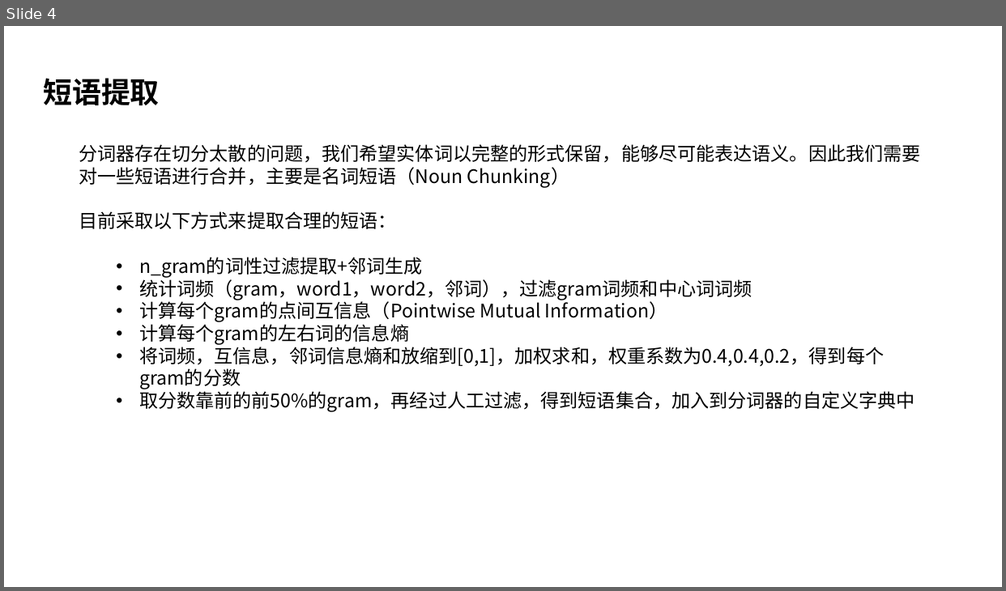
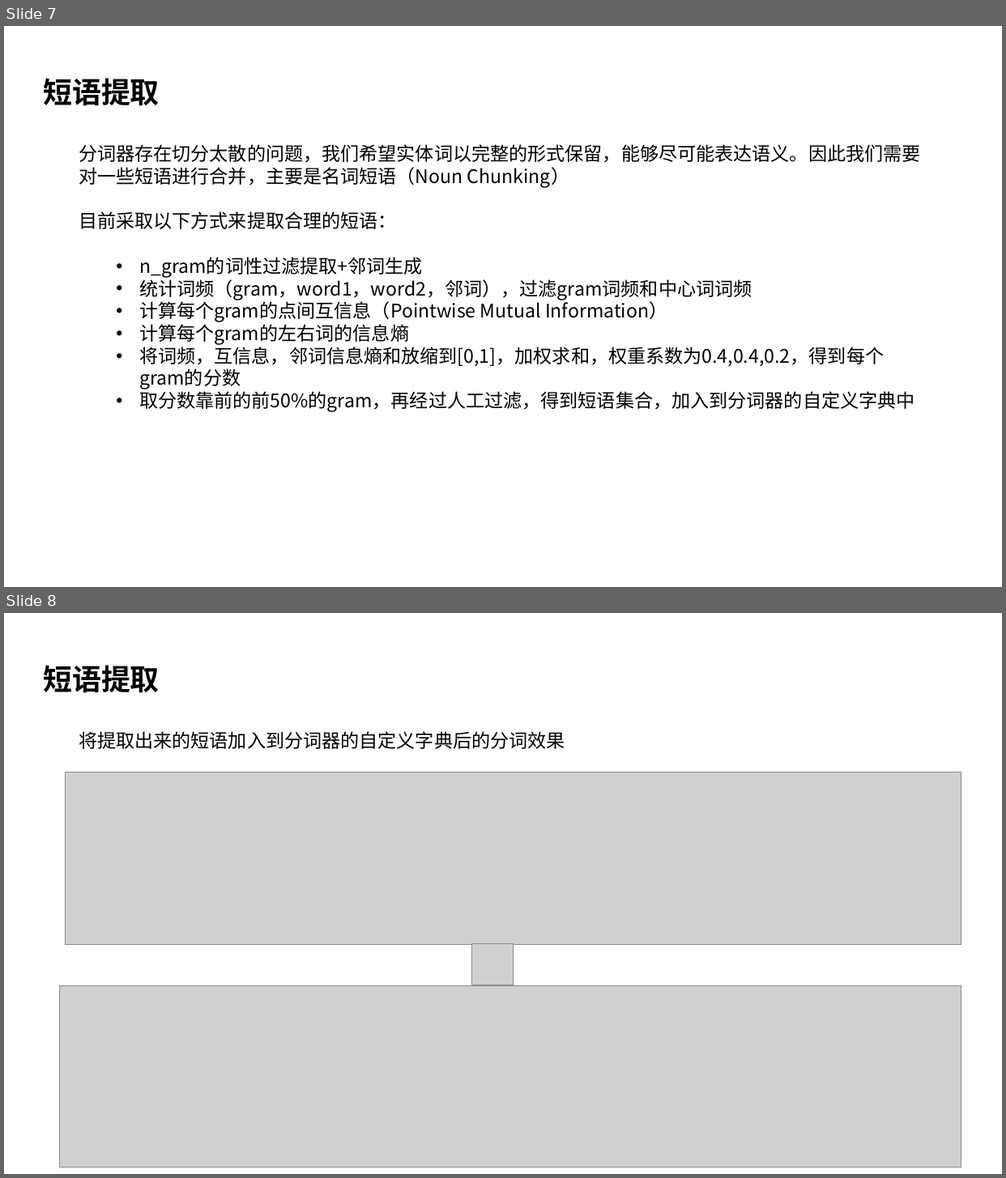
Before and after one commit to stevewyl/csr_report, a slide deck: CSR报告文本处理流程.pptx. Shown one above the other, each under a label of ours: slide 4 before the commit, slides 7 and 8 after it. The pictures are 1006x591 and 1006x1178 pixels, drawn with LibreOffice and Linux fonts; fonts in the diff are those of the drawing; grey boxes stand for pictures. Boxes give left, top, right and bottom in pixels: in the first picture for what was removed or moved away, otherwise in the second. Text is boxed around its words. In the diff, an @@ line names an element or a change of style, - is before the commit and + after.

```diff
--- a/CSR报告文本处理流程.pptx
+++ b/CSR报告文本处理流程.pptx
@@ slide 8 added at <box>4,613,1002,1174</box>, background #FFFFFF @@
@@ text added at <box>43,665,160,693</box>, 28 pt, text #000000, bold @@
+短语提取
@@ text added at <box>79,731,565,749</box>, 18 pt, text #000000 @@
+将提取出来的短语加入到分词器的自定义字典后的分词效果
@@ picture added at <box>66,772,961,944</box> @@
@@ picture added at <box>472,944,513,985</box> @@
@@ picture added at <box>59,986,961,1168</box> @@
@@ what was slide 4 is now slide 7 @@
```
Also in this commit, not shown: 5 slides changed, 6 other slides added, 1 slide removed, 31 other files.
